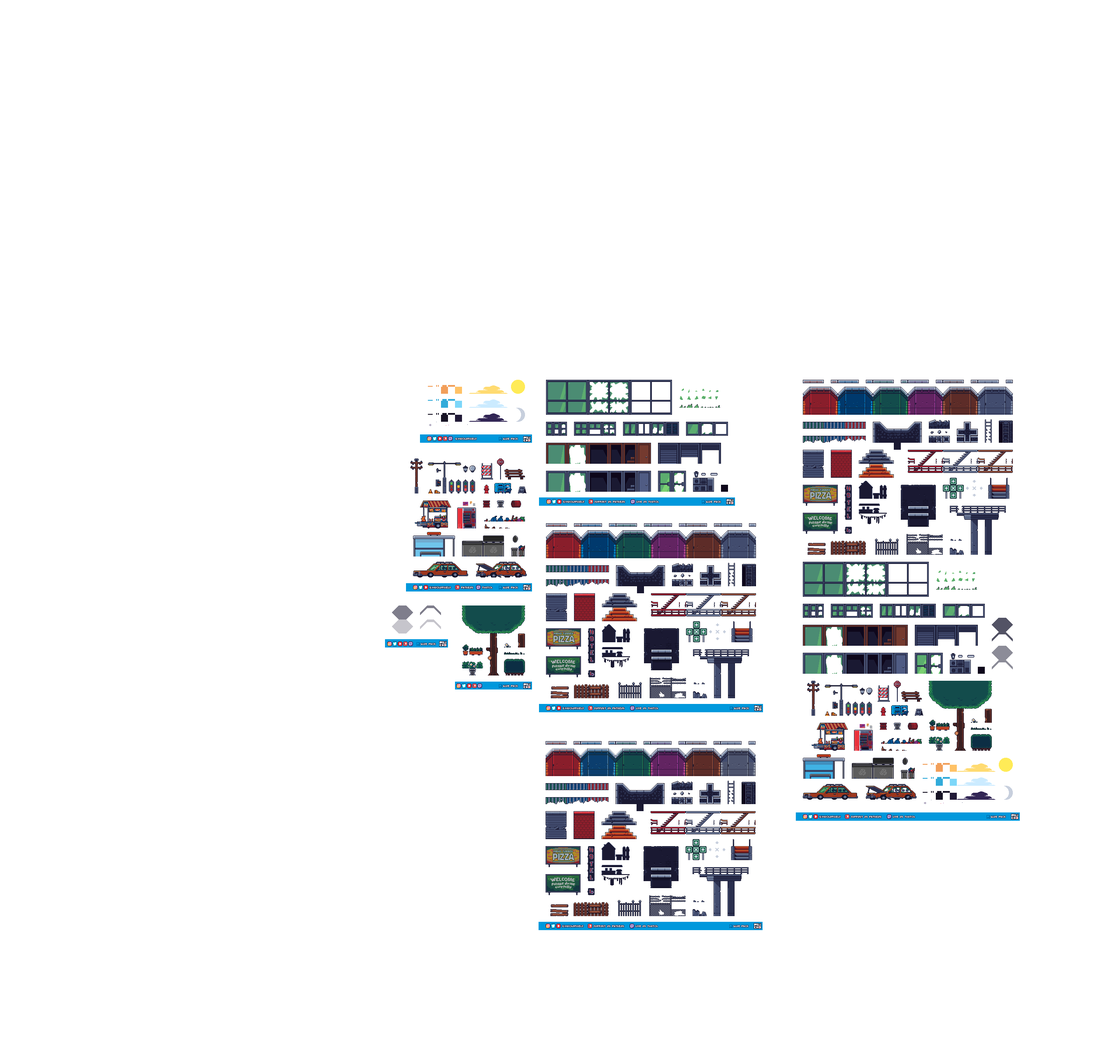
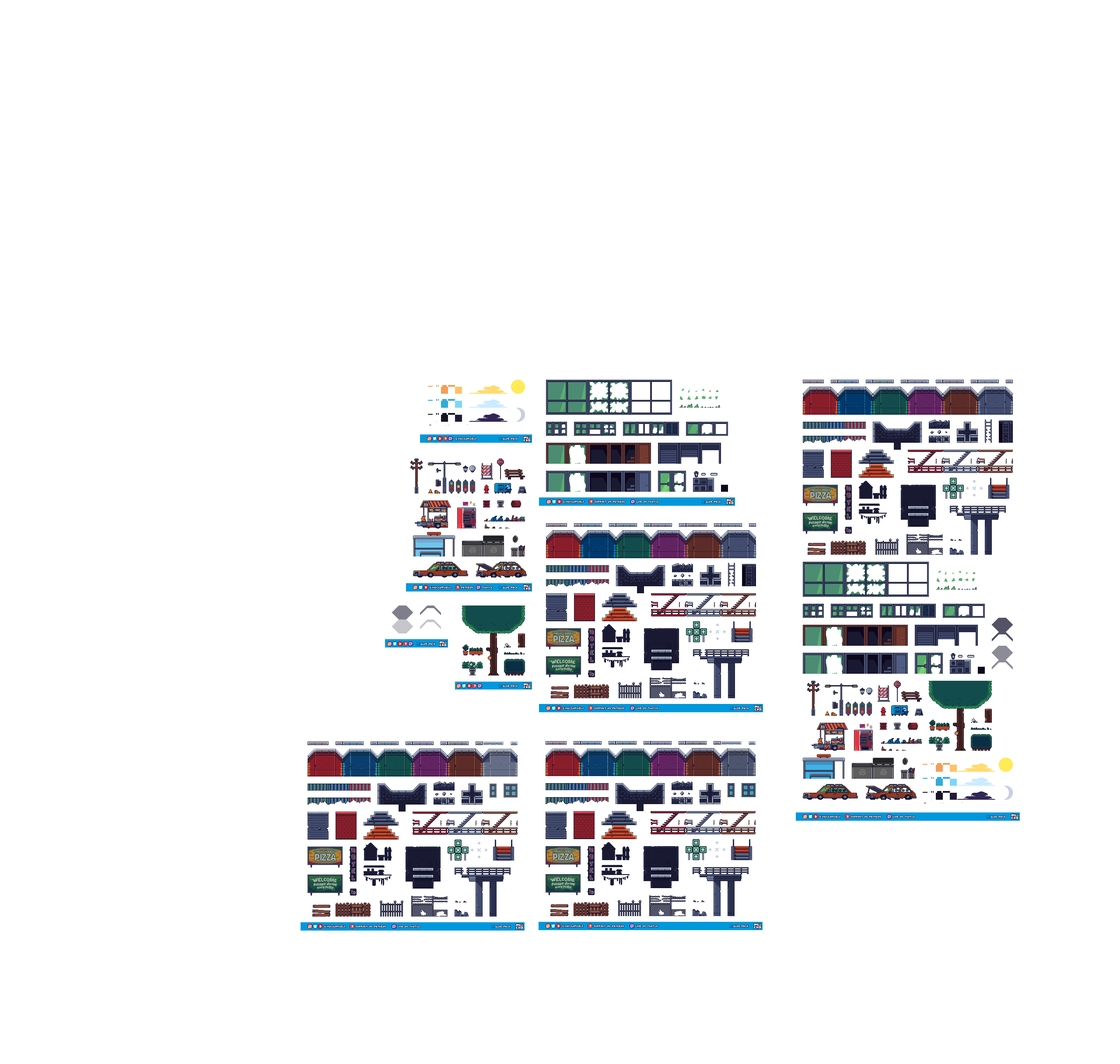
Layer changes from the first 1120×1064 image to the second:
added group "far_distant_buildings" with 2 layers above "distant_buildings" over [300, 741, 567, 931]
added layer "buildings" (1st of 5, in "far_distant_buildings") in group "far_distant_buildings" over [307, 741, 567, 917]
added layer "footer" (2nd of 9, in "far_distant_buildings") in group "far_distant_buildings" over [300, 922, 525, 931]
painted on "buildings" (2nd of 5, in "distant_buildings") over [545, 741, 756, 840]
